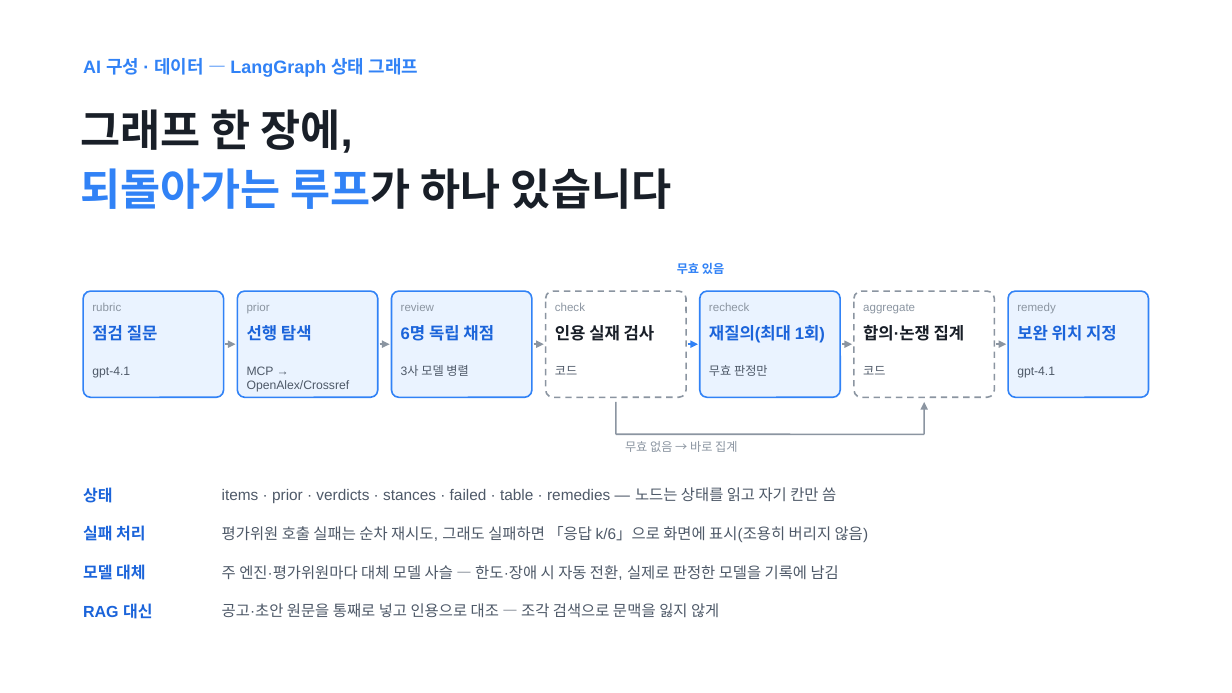
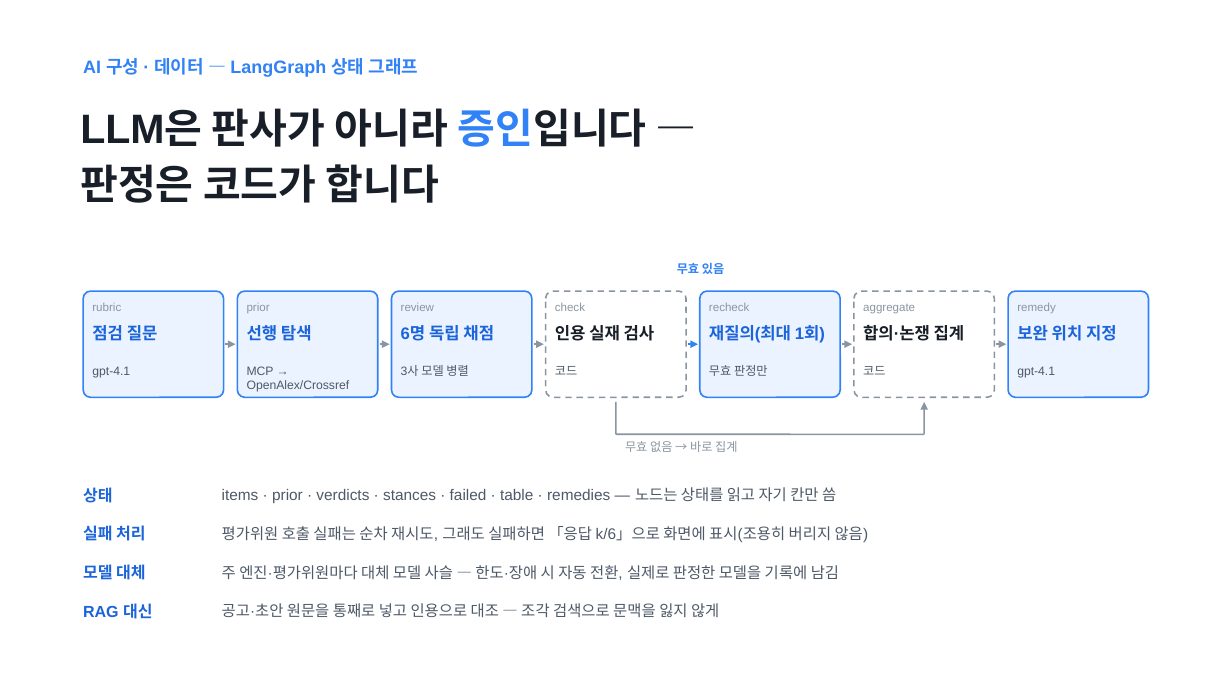
Before and after one commit to Ryugi62/rfp-to-fit, a slide deck: slide 6 of deliver/deck/RFP-to-Fit_루미아.pptx. Drawn at 1232x693 pixels with LibreOffice and Linux fonts; fonts in the diff are those of the drawing. Boxes give left, top, right and bottom in pixels: in the first picture for what was removed or moved away, otherwise in the second. Text is boxed around its words. In the diff, an @@ line names an element or a change of style, - is before the commit and + after.

```diff
--- a/deliver/deck/RFP-to-Fit_루미아.pptx
+++ b/deliver/deck/RFP-to-Fit_루미아.pptx
@@ text at (x1=80, y1=108, x2=647, y2=203): text changed; size 34 to 32 pt @@
-그래프 한 장에,
-되돌아가는 루프가 하나 있습니다
+LLM은 판사가 아니라 증인입니다 —
+판정은 코드가 합니다
```
Also in this commit, not shown: 8 other slides changed, 1 slide added, 15 other files.
